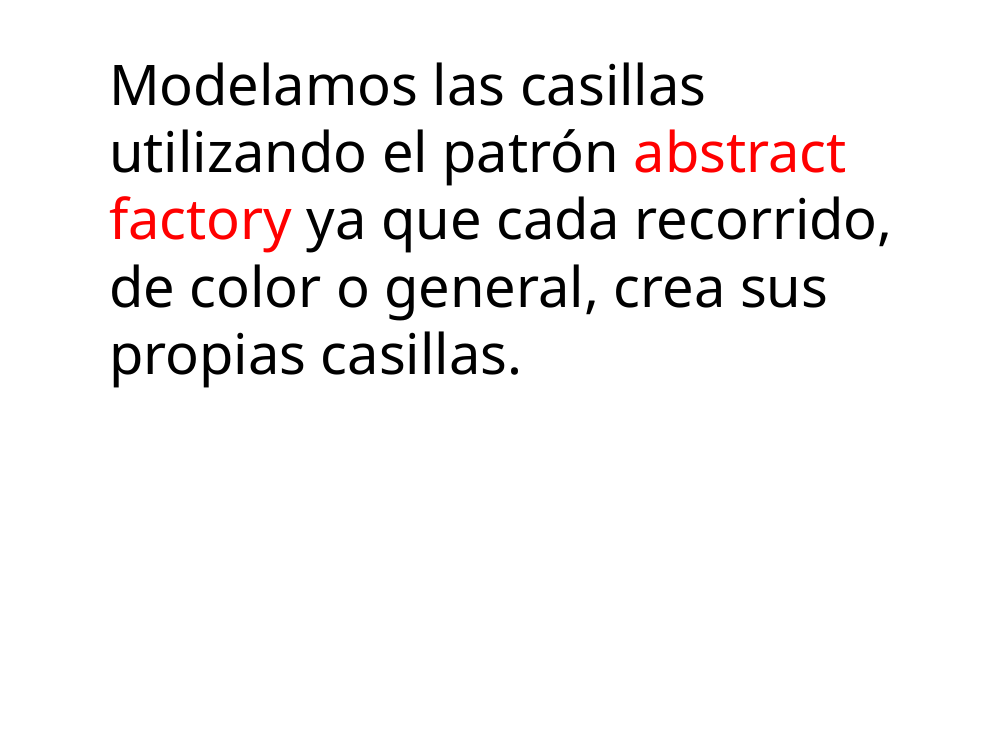
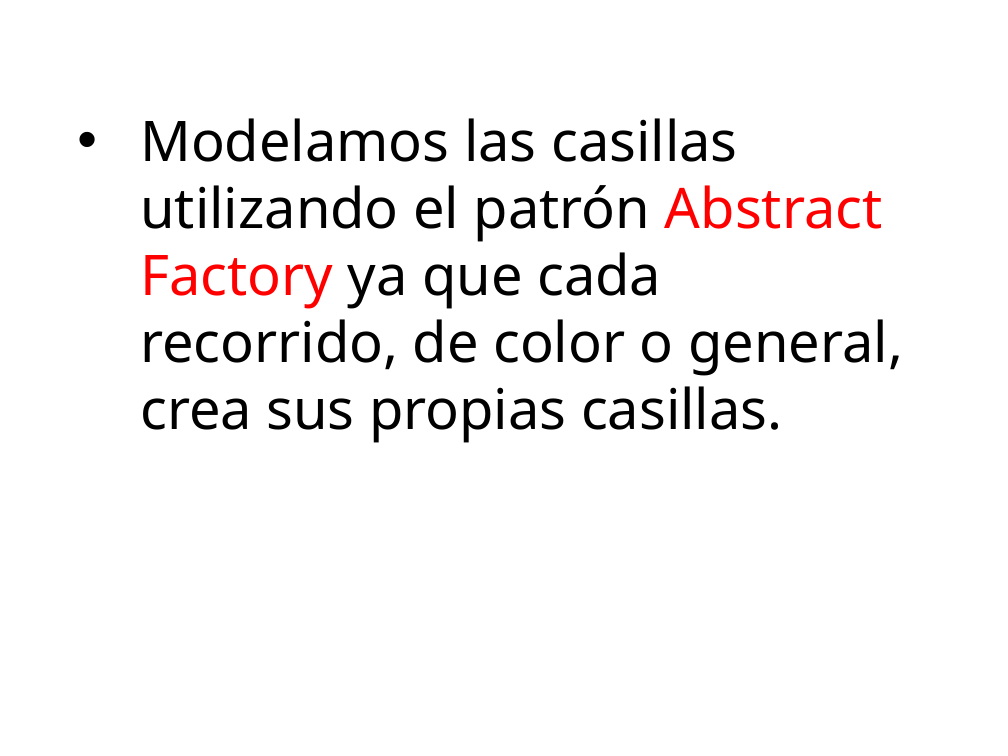
Before and after one commit to kikeacedo/Parchis, a slide deck: slide 9 of Parchis.pptx. Drawn at 1008x756 pixels with LibreOffice and Linux fonts; fonts in the diff are those of the drawing. Boxes give left, top, right and bottom in pixels: in the first picture for what was removed or moved away, otherwise in the second. Text is boxed around its words. In the diff, an @@ line names an element or a change of style, - is before the commit and + after.

```diff
--- a/Parchis.pptx
+++ b/Parchis.pptx
@@ text at (140, 118, 903, 443): text changed @@
-Modelamos las casillas utilizando el patrón abstract factory ya que cada recorrido, de color o general, crea sus propias casillas.
+• Modelamos las casillas utilizando el patrón Abstract Factory ya que cada recorrido, de color o general, crea sus propias casillas.
```
Also in this commit, not shown: 12 other slides changed, 7 slides added, 5 slides removed, 36 other files.
